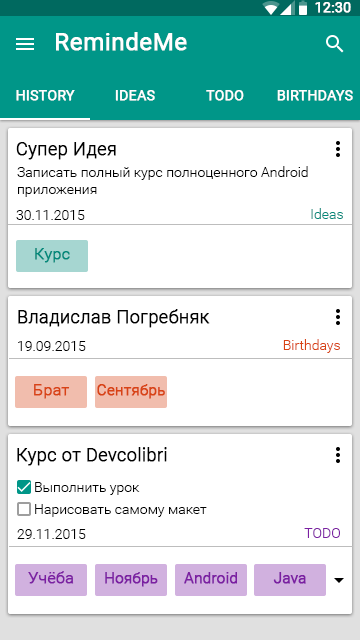
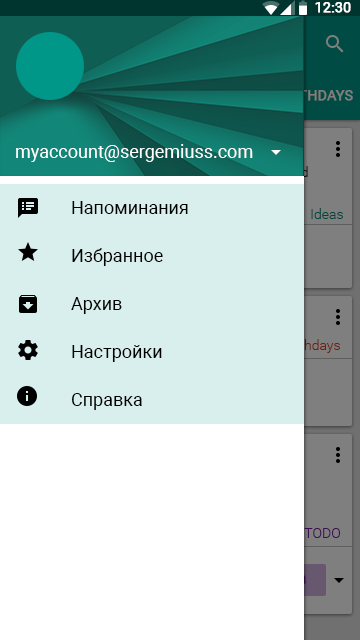
Layer changes from the first (360, 640) image to the second:
added group "NavigationDrawer" with 27 layers above "Toolbar" over [0, 0, 360, 640]
added group "Item5" with 3 layers in group "NavigationDrawer" over [0, 376, 304, 424]
added layer "Справка" in group "Item5" over [71, 393, 142, 410]
added layer "Прямоугольник 6" (1st of 5, in "NavigationDrawer" › "Item5") (15%) in group "Item5" over [0, 376, 304, 424]
added group "Item4" with 3 layers in group "NavigationDrawer" over [0, 328, 304, 376]
added layer "Настройки" in group "Item4" over [72, 345, 162, 362]
added layer "Прямоугольник 6" (2nd of 5, in "NavigationDrawer" › "Item4") (15%) in group "Item4" over [0, 328, 304, 376]
added group "Item3" with 3 layers in group "NavigationDrawer" over [0, 280, 304, 328]
added layer "Прямоугольник 6" (3rd of 5, in "NavigationDrawer" › "Item3") (15%) in group "Item3" over [0, 280, 304, 328]
added group "Item2" with 3 layers in group "NavigationDrawer" over [0, 232, 304, 280]
added layer "Избранное" in group "Item2" over [72, 248, 163, 266]
added layer "Прямоугольник 6" (4th of 5, in "NavigationDrawer" › "Item2") (15%) in group "Item2" over [0, 232, 304, 280]
added group "Item1" with 3 layers in group "NavigationDrawer" over [0, 184, 304, 232]
added layer "Напоминания" in group "Item1" over [72, 201, 188, 214]
added layer "Прямоугольник 6" (5th of 5, in "NavigationDrawer" › "Item1") (15%) in group "Item1" over [0, 184, 304, 232]
added layer "myaccount@sergemiuss.com" in group "NavigationDrawer" over [16, 144, 253, 162]
added layer "Эллипс 2" in group "NavigationDrawer" over [16, 32, 84, 100]
added layer "material_wallpaper_set_one" (40%) in group "NavigationDrawer" over [0, 16, 303, 176]
added layer "Прямоугольник 5" in group "NavigationDrawer" over [0, 0, 304, 176]
added layer "Прямоугольник 4" in group "NavigationDrawer" over [0, 0, 304, 640]
added layer "Прямоугольник 3" (50%) in group "NavigationDrawer" over [0, 0, 360, 640]
…and 7 more changes (7 added)
